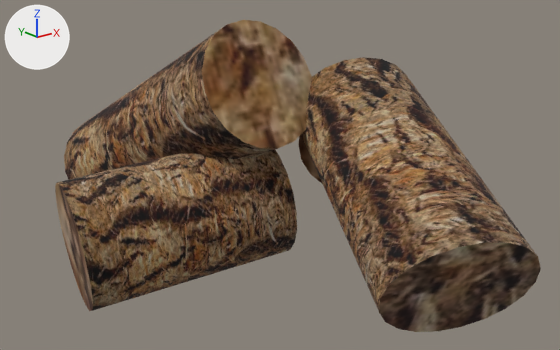
A saved change to the OBJ model ProyectoFinal/ProyectoFinal/Models/Fogata/Fogata.obj.
Both versions are drawn from a camera (50 mm lens) standing at (-2.16, -3.53, 1.24) and looking at (0.03, -0.79, 0.15). The lights are fixed; the arrows at upper left show +X, +Y and +Z. Where no turn or scale is listed for an object, it has been applied to the vertices.

The older version as bpy lines, for what is in view:
```python
me_fogata = bpy.data.meshes.new('Fogata')
me_fogata.from_pydata(...)  # 168 vertices, 240 faces; spans x -0.99..1.2, y -2.2..0.71, z -0.34..0.88
me_fogata.materials.append(mat_lambert2sg)  # picture img_tronco_jpg
ob_fogata = bpy.data.objects.new('Fogata', me_fogata)
ob_fogata.location = (0.0, 0.0, 0.0)
```
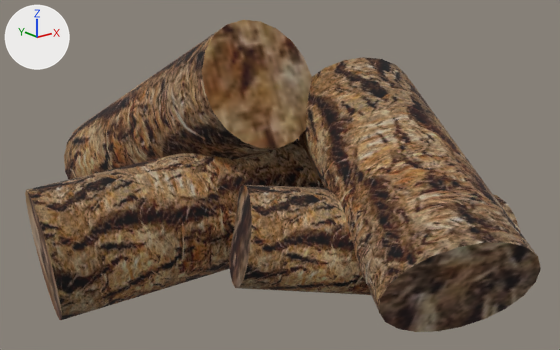
Where the change shows, as pixel boxes (x1, y1, x2, y2) in the pictures (560 x 350 px; the box of a moved part takes in the faces that stretch with it):
'Fogata', reshaped (6% wider)
    before: (55, 20, 541, 332)
    after: (25, 20, 541, 332)
part 1 of me_fogata, moved or reshaped
    before: (55, 150, 297, 311)
    after: (25, 139, 319, 320)
part 2 of me_fogata, added (brown)
    after: (229, 185, 520, 295)

The edits, one by one:
Material 'pasted__lambert2SG2' (mat_pasted__lambert2sg2) is new.
Its texture is img_tronco_jpg.
Its roughness is 1.0.
Material 'pasted__lambert2SG' (mat_pasted__lambert2sg) is new.
Its texture is img_tronco_jpg.
Its roughness is 1.0.
Material 'pasted__lambert2SG1' (mat_pasted__lambert2sg1) is new.
Its texture is img_tronco_jpg.
Its roughness is 1.0.
me_fogata has 168 vertices, 240 faces and spans x -0.99..1.2, y -2.2..0.71, z -0.34..0.88.
me_fogata is used by ob_fogata; location (0.0, 0.0, 0.0).
me_fogata part 1: the loose piece of 42 vertices spanning x -0.99..0.06, y -1.04..-0.27, z -0.34..0.34 is multiplied about its middle by the matrix ((1.259, -0.059, 0.03), (-0.059, 1.014, -0.007), (0.03, -0.007, 1.004)).
me_fogata part 2: the loose piece of 42 vertices spanning x -0.43..0.64, y -2.2..-0.73, z -0.16..0.71 is copied, and the copy is multiplied about its middle by the matrix ((0.225, -0.632, -0.274), (0.974, 0.146, 0.063), (0.0, -0.259, 0.705)), then moved by (-0.19, 0.0, -0.21), in mat_pasted__lambert2sg (picture img_tronco_jpg); it spans x -0.58..0.39, y -2.06..-0.87, z -0.14..0.26.
me_fogata now uses material mat_pasted__lambert2sg2 (picture img_tronco_jpg).
me_fogata now uses material mat_pasted__lambert2sg1 (picture img_tronco_jpg).
me_fogata now uses material mat_pasted__lambert2sg (picture img_tronco_jpg).
